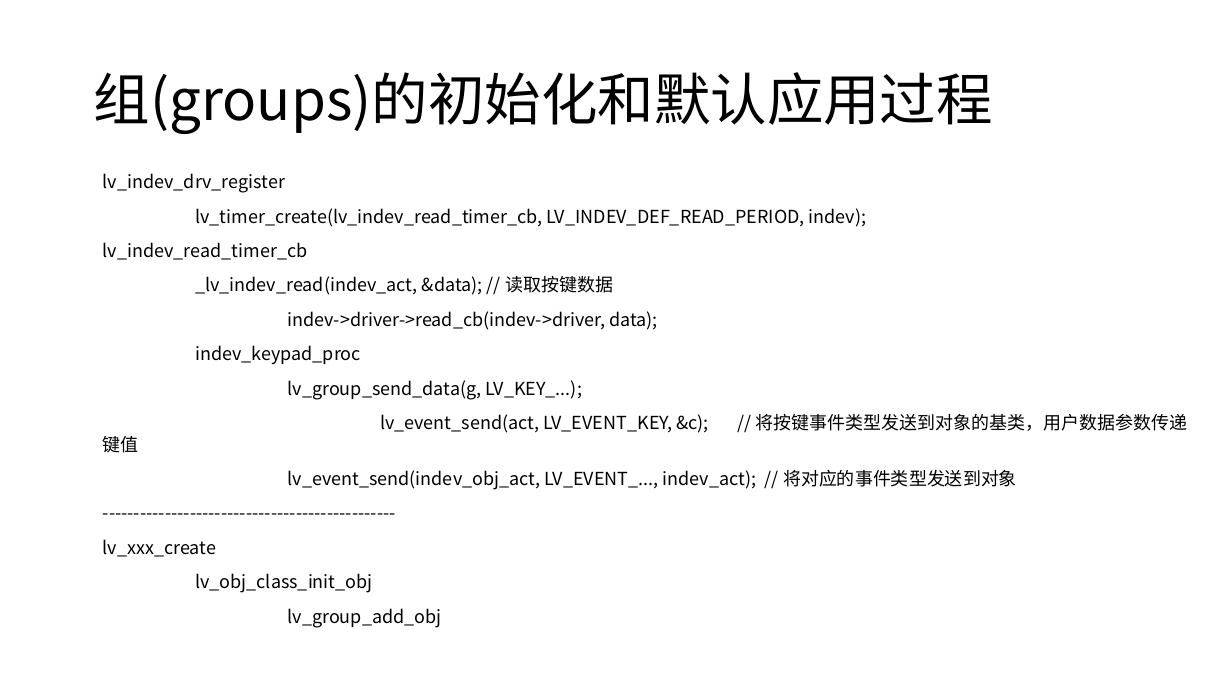
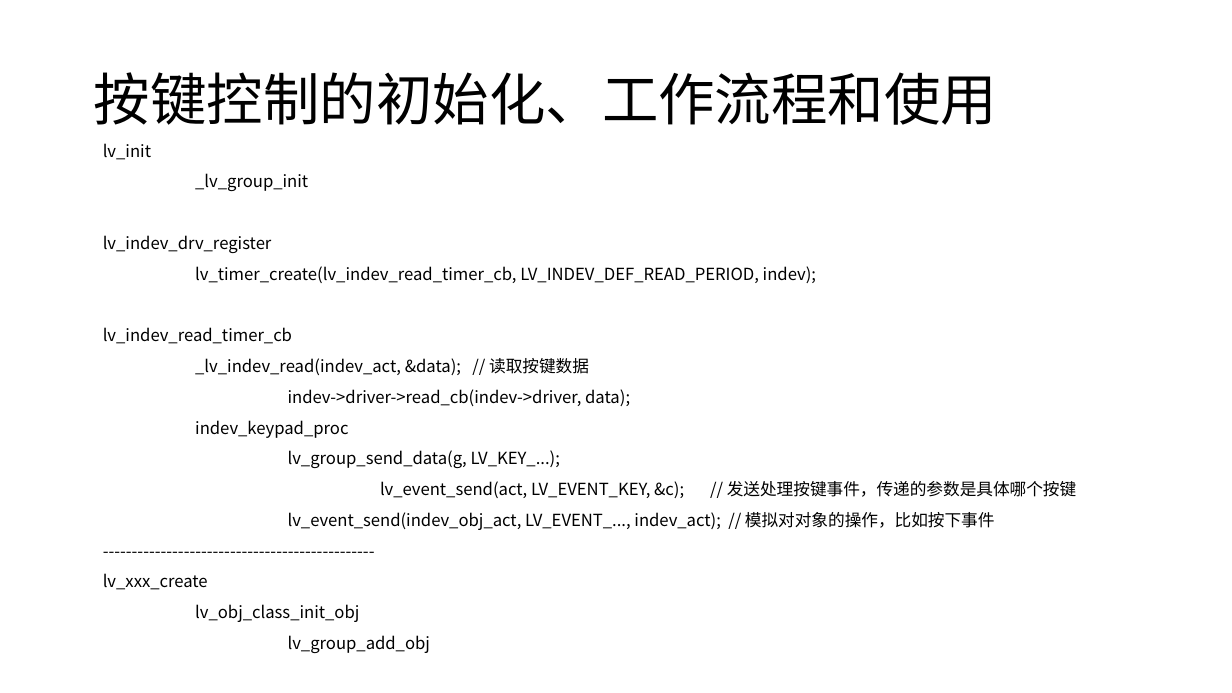
Before and after one commit to namefyw/100ask_lvgl, a slide deck: slide 9 of 01_视频教程/课堂PPT/3-3_使用物理按键代替触摸(groups).pptx. Drawn at 1232x693 pixels with LibreOffice and Linux fonts; fonts in the diff are those of the drawing; background and template pictures are left out. Boxes give left, top, right and bottom in pixels: in the first picture for what was removed or moved away, otherwise in the second. Text is boxed around its words. In the diff, an @@ line names an element or a change of style, - is before the commit and + after.

Commit message:
更新：01_视频教程/课堂PPT/3-3_使用物理按键代替触摸(groups).pptx

```diff
--- a/01_视频教程/课堂PPT/3-3_使用物理按键代替触摸(groups).pptx
+++ b/01_视频教程/课堂PPT/3-3_使用物理按键代替触摸(groups).pptx
@@ text at bbox=[94, 72, 997, 125]: text changed @@
-组(groups)的初始化和默认应用过程
+按键控制的初始化、工作流程和使用
@@ text "lv_init": place and size @@
-text "lv_init" at bbox=[103, 173, 1188, 628]
+text "lv_init" at bbox=[103, 143, 1077, 653]
@@ text at bbox=[103, 143, 308, 191]: paragraphs added @@
+lv_init
+_lv_group_init
@@ text at bbox=[103, 235, 816, 653]: size 14 to 12.9 pt in "lv_indev_drv_register", "lv_timer_create(lv_indev_read_timer_cb, LV_INDEV_DEF_READ_PE ...", "lv_indev_read_timer_cb", "_lv_indev_read(indev_act, &data); // 读取按键数据" and 7 more places; line spacing 1 to 0.9 @@
@@ text at bbox=[288, 481, 1077, 530]: text changed; size 14 to 12.9 pt @@
-lv_event_send(act, LV_EVENT_KEY, &c); // 将按键事件类型发送到对象的基类，用户数据参数传递键值
-lv_event_send(indev_obj_act, LV_EVENT_..., indev_act); // 将对应的事件类型发送到对象
+lv_event_send(act, LV_EVENT_KEY, &c); // 发送处理按键事件，传递的参数是具体哪个按键
+lv_event_send(indev_obj_act, LV_EVENT_..., indev_act); // 模拟对对象的操作，比如按下事件
```
Also in this commit, not shown: 1 other slide changed.
